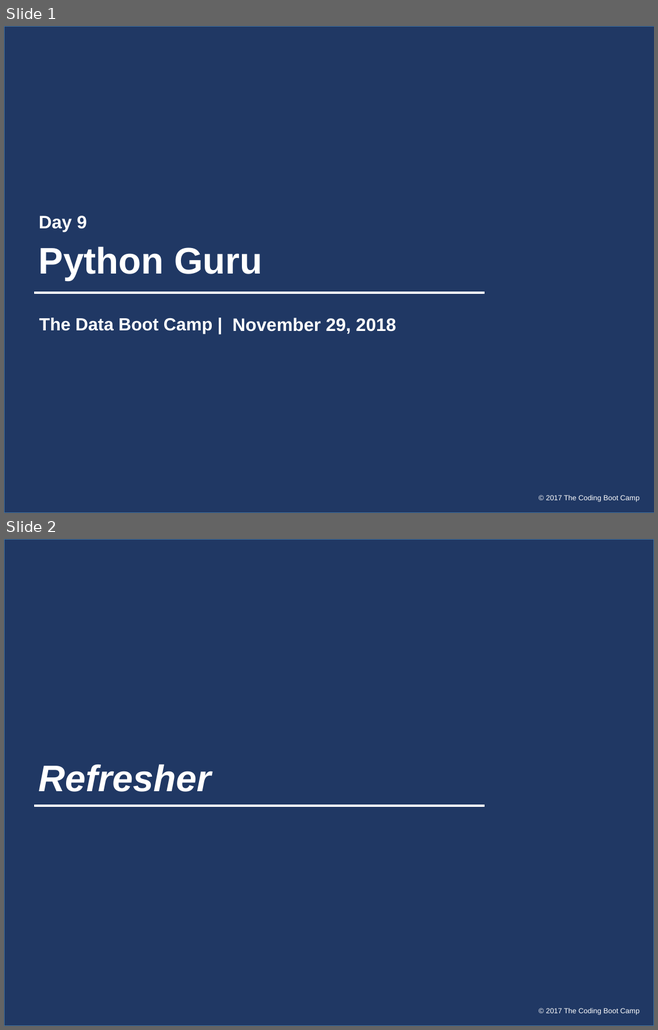
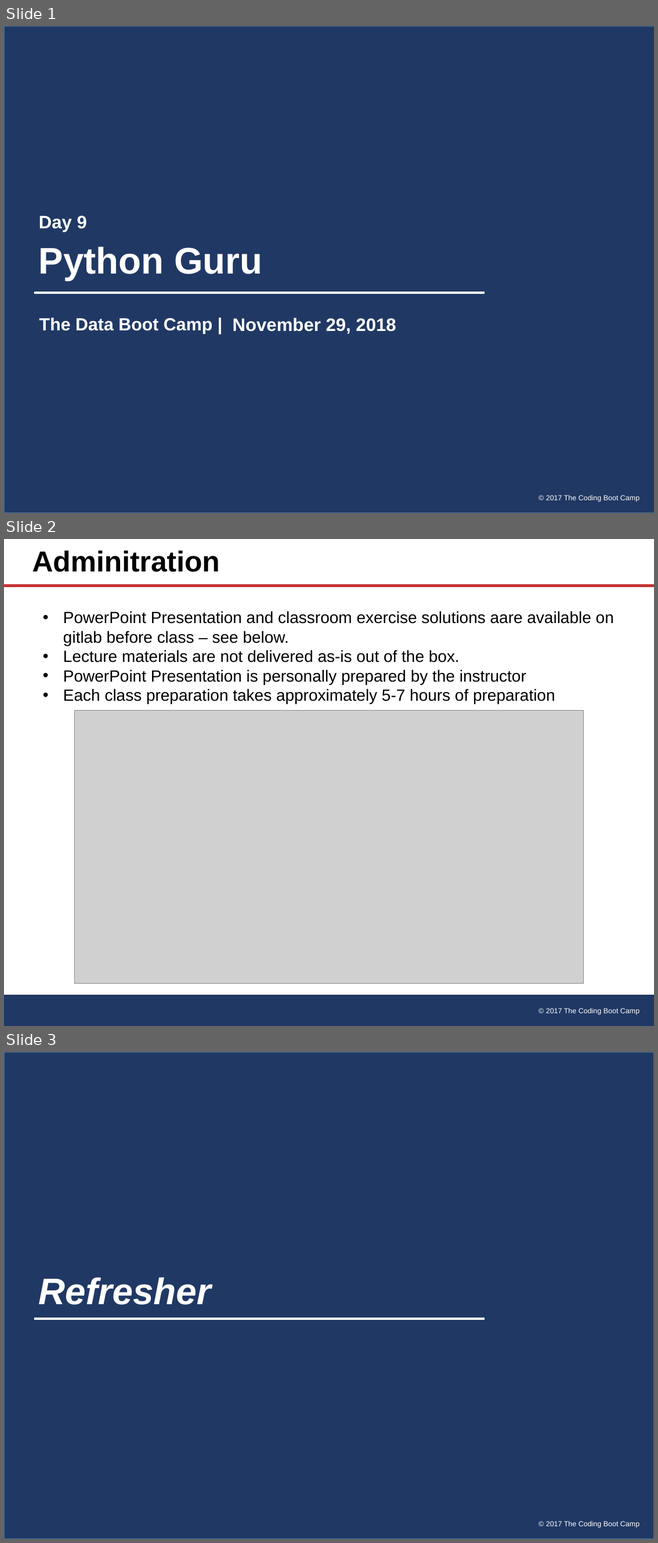
Before and after one commit to natmitch/umn, a slide deck: Power Points/Python3.pptx. Shown one above the other, each under a label of ours: slides 1 and 2 before the commit, slides 1, 2 and 3 after it. The pictures are 658x1030 and 658x1543 pixels, drawn with LibreOffice and Linux fonts; fonts in the diff are those of the drawing; grey boxes stand for pictures. Boxes give left, top, right and bottom in pixels: in the first picture for what was removed or moved away, otherwise in the second. Text is boxed around its words. In the diff, an @@ line names an element or a change of style, - is before the commit and + after.

Commit message:
revised .ppt for  Python wk3.3

```diff
--- a/Power Points/Python3.pptx
+++ b/Power Points/Python3.pptx
@@ slide 2 added at (x1=4, y1=539, x2=654, y2=1026), background #FFFFFF; not listed: 1 template element that a slide beside it also shows @@
@@ title added at (x1=32, y1=551, x2=220, y2=572), 32 pt, text #000000, bold @@
+Adminitration
@@ line added from (4, 586) to (654, 586), #C83232 3.25 pt @@
@@ text added at (x1=63, y1=611, x2=614, y2=704), 18 pt, text #000000 @@
+• PowerPoint Presentation and classroom exercise solutions aare available on gitlab before class – see below.
+• Lecture materials are not delivered as-is out of the box.
+• PowerPoint Presentation is personally prepared by the instructor
+• Each class preparation takes approximately 5-7 hours of preparation
@@ picture added at (x1=74, y1=711, x2=583, y2=984) @@
@@ rectangle added at (x1=4, y1=995, x2=654, y2=1026), fill #203864 @@
@@ what was slide 2 is now slide 3 @@
```
